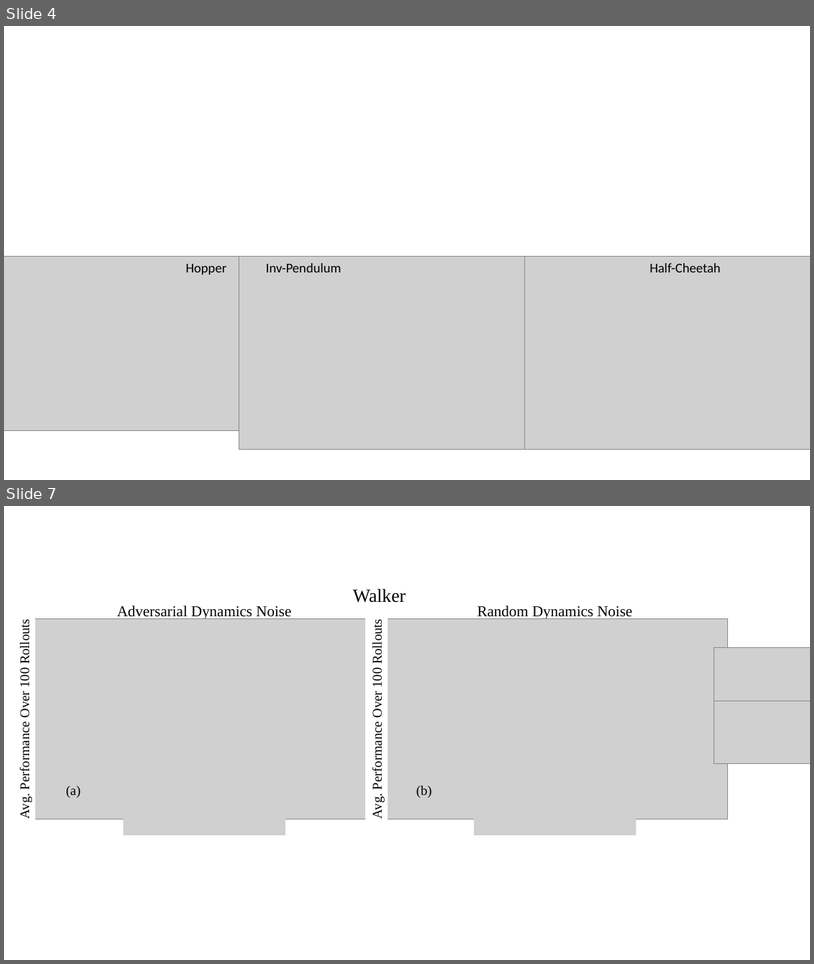
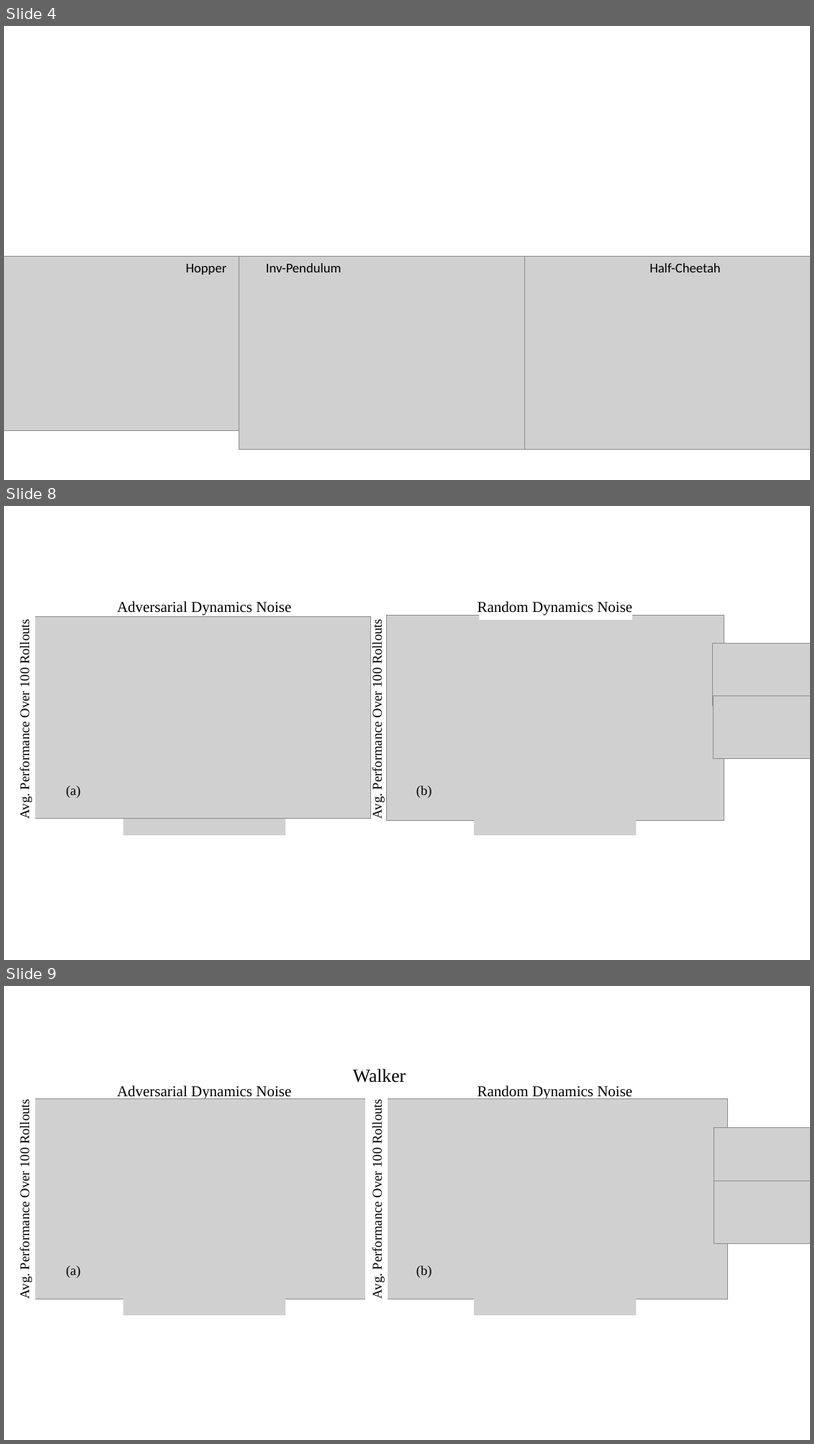
Before and after one commit to StanfordVL/ARPL, a slide deck: figs/edit-figs.pptx. Shown one above the other, each under a label of ours: slides 4 and 7 before the commit, slides 4, 8 and 9 after it; the slides between them are not shown. The pictures are 814x964 and 814x1444 pixels, drawn with LibreOffice and Linux fonts; fonts in the diff are those of the drawing; grey boxes stand for pictures. Boxes give left, top, right and bottom in pixels: in the first picture for what was removed or moved away, otherwise in the second. Text is boxed around its words. In the diff, an @@ line names an element or a change of style, - is before the commit and + after.

```diff
--- a/figs/edit-figs.pptx
+++ b/figs/edit-figs.pptx
@@ slide 8 added at [4, 506, 810, 960], background #FFFFFF @@
@@ group added at [13, 601, 810, 835]: 6 pictures, 4 texts, 3 rectangles @@
+Adversarial Dynamics Noise
+Avg. Performance Over 100 Rollouts
+Avg. Performance Over 100 Rollouts
+(a)
+(b)
+Random Dynamics Noise
@@ what was slide 7 is now slide 9 @@
```
Also in this commit, not shown: 2 slides changed, 2 other slides added.
